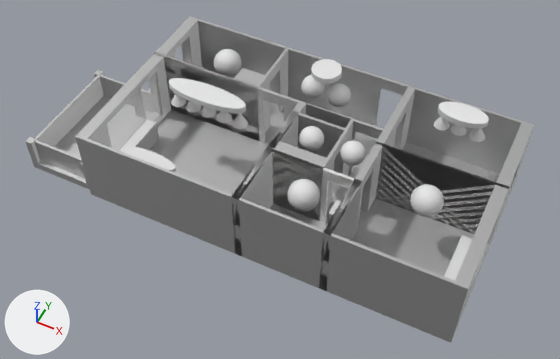
A saved change to the glTF model 3d_models/home.gltf.
Camera for both pictures: a camera (50 mm lens) standing at (6.98, -16.14, 19.86) and looking at (-0.73, -0.73, 0.6). Lighting does not change. The marker at lower left points along +X, +Y and +Z. Where no turn or scale is listed for an object, it has been applied to the vertices.

Script lines for the objects in view, before the commit:
```python
ob_bathroom = bpy.data.objects.new('Bathroom', me_bathroom_bulb)
ob_bathroom.parent = ob_lights
ob_bathroom.location = (0.646, -1.465, -2.457)
ob_bathroom.scale = (0.5, 0.5, 0.5)
ob_corridor = bpy.data.objects.new('Corridor', me_corridor_bulb_mesh)
ob_corridor.parent = ob_lights
ob_corridor.location = (1.391, 0.549, -2.14)
ob_corridor.scale = (0.4, 0.4, 0.4)
ob_hallway_light_1_frame = bpy.data.objects.new('Hallway Light 1 Frame', me_hallway_light_1)
ob_hallway_light_1_frame.parent = ob_hallway_light_group
ob_hallway_light_1_frame.location = (-0.955, 0.0293, -8.826)
ob_hallway_light_1_frame.scale = (0.8, 0.8, 4.0)
ob_hallway_light_2_frame = bpy.data.objects.new('Hallway Light 2 Frame', me_hallway_light_2)
ob_hallway_light_2_frame.parent = ob_hallway_light_group
ob_hallway_light_2_frame.location = (0.981, 0.0293, -8.826)
ob_hallway_light_2_frame.scale = (0.8, 0.8, 4.0)
ob_kitchen = bpy.data.objects.new('Kitchen', me_kitchen_bulb_mesh)
ob_kitchen.parent = ob_lights
ob_kitchen.location = (-4.443, 2.94, -2.457)
ob_kitchen.scale = (0.5, 0.5, 0.5)
ob_office_bulb = bpy.data.objects.new('Office Bulb', me_office_bulb_mesh)
ob_office_bulb.parent = ob_lights
ob_office_bulb.location = (4.07, 0.0, -2.457)
ob_office_bulb.scale = (0.5, 0.5, 0.5)
ob_office_windowwall = bpy.data.objects.new('Office_WindowWall', me_office_windowwall)
ob_office_windowwall.location = (5.86, 3.4, -0.02)
ob_toilet_bulb = bpy.data.objects.new('Toilet Bulb', me_toilet_bulb_mesh)
ob_toilet_bulb.parent = ob_lights
ob_toilet_bulb.location = (-0.0317, 0.549, -2.14)
ob_toilet_bulb.scale = (0.4, 0.4, 0.4)
# also in view: 'Bedroom Light Group' at (4.18, 2.2, 3.14); 'Bedroom_WindowWall' at (6.05, 1.98, 1.23); 'Livingroom_Base' at (-3.64, -1.16, 1.08); 'Kitchen_DoorWall' at (-2.52, 2.6, 1.23); 'Hallway Light Group' at (-0.48, 2.2, 3.14)
```
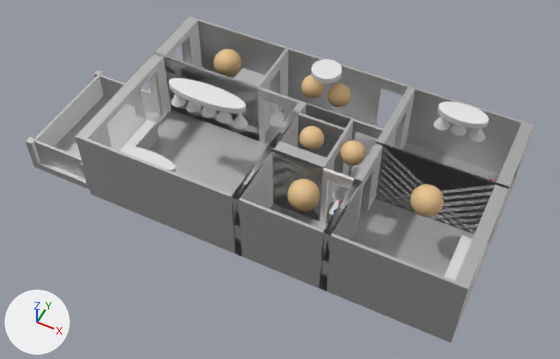
The change, as JSON lines over the scene's bpy script:
```json
{"op": "add", "block": "mat_bulb", "code": ["mat_bulb = principled_material('Bulb')", "mat_bulb.base_color = (0.8, 0.544, 0.268)  # beige #e7c38d"]}
{"block": "me_bathroom_bulb", "where": "me_bathroom_bulb.from_pydata(...)  # 482 vertices, 960 faces; spans x -1.0..1.0, y -1.0..1.0, z -1.0..1.0"}
{"op": "add", "block": "me_bathroom_bulb", "code": "me_bathroom_bulb.materials.append(mat_bulb)  # beige #e7c38d"}
{"block": "me_corridor_bulb_mesh", "where": "me_corridor_bulb_mesh.from_pydata(...)  # 482 vertices, 960 faces; spans x -1.0..1.0, y -1.0..1.0, z -1.0..1.0"}
{"op": "add", "block": "me_corridor_bulb_mesh", "code": "me_corridor_bulb_mesh.materials.append(mat_bulb)  # beige #e7c38d"}
{"block": "me_hallway_light_1", "where": "me_hallway_light_1.from_pydata(...)  # 482 vertices, 960 faces; spans x -1.0..1.0, y -1.0..1.0, z -1.0..1.0"}
{"op": "add", "block": "me_hallway_light_1", "code": "me_hallway_light_1.materials.append(mat_bulb)  # beige #e7c38d"}
{"block": "me_hallway_light_2", "where": "me_hallway_light_2.from_pydata(...)  # 482 vertices, 960 faces; spans x -1.0..1.0, y -1.0..1.0, z -1.0..1.0"}
{"op": "add", "block": "me_hallway_light_2", "code": "me_hallway_light_2.materials.append(mat_bulb)  # beige #e7c38d"}
{"block": "me_office_bulb_mesh", "where": "me_office_bulb_mesh.from_pydata(...)  # 482 vertices, 960 faces; spans x -1.0..1.0, y -1.0..1.0, z -1.0..1.0"}
{"op": "add", "block": "me_office_bulb_mesh", "code": "me_office_bulb_mesh.materials.append(mat_bulb)  # beige #e7c38d"}
{"block": "me_kitchen_bulb_mesh", "where": "me_kitchen_bulb_mesh.from_pydata(...)  # 482 vertices, 960 faces; spans x -1.0..1.0, y -1.0..1.0, z -1.0..1.0"}
{"op": "add", "block": "me_kitchen_bulb_mesh", "code": "me_kitchen_bulb_mesh.materials.append(mat_bulb)  # beige #e7c38d"}
{"block": "me_toilet_bulb_mesh", "where": "me_toilet_bulb_mesh.from_pydata(...)  # 482 vertices, 960 faces; spans x -1.0..1.0, y -1.0..1.0, z -1.0..1.0"}
{"op": "add", "block": "me_toilet_bulb_mesh", "code": "me_toilet_bulb_mesh.materials.append(mat_bulb)  # beige #e7c38d"}
```

Boxes [x1, y1, x2, y2] around the edits, measured in the pictures (560 x 359 px):
```json
{"object": "Office Bulb", "change": "recoloured", "before": [410, 184, 444, 217], "after": [410, 184, 444, 217], "on screen": "white to beige"}
{"object": "Bathroom", "change": "recoloured", "before": [287, 179, 320, 212], "after": [287, 179, 320, 212], "on screen": "white to beige"}
{"object": "Kitchen", "change": "recoloured", "before": [214, 49, 242, 77], "after": [214, 49, 242, 77]}
{"object": "Corridor", "change": "recoloured", "before": [340, 140, 366, 166], "after": [340, 140, 366, 166], "on screen": "white to beige"}
{"object": "Toilet Bulb", "change": "recoloured", "before": [299, 126, 324, 151], "after": [299, 126, 324, 151], "on screen": "white to beige"}
{"object": "Hallway Light 2 Frame", "change": "recoloured", "before": [327, 84, 351, 107], "after": [327, 84, 351, 107]}
{"object": "Hallway Light 1 Frame", "change": "recoloured", "before": [301, 75, 325, 99], "after": [301, 75, 325, 99]}
```
